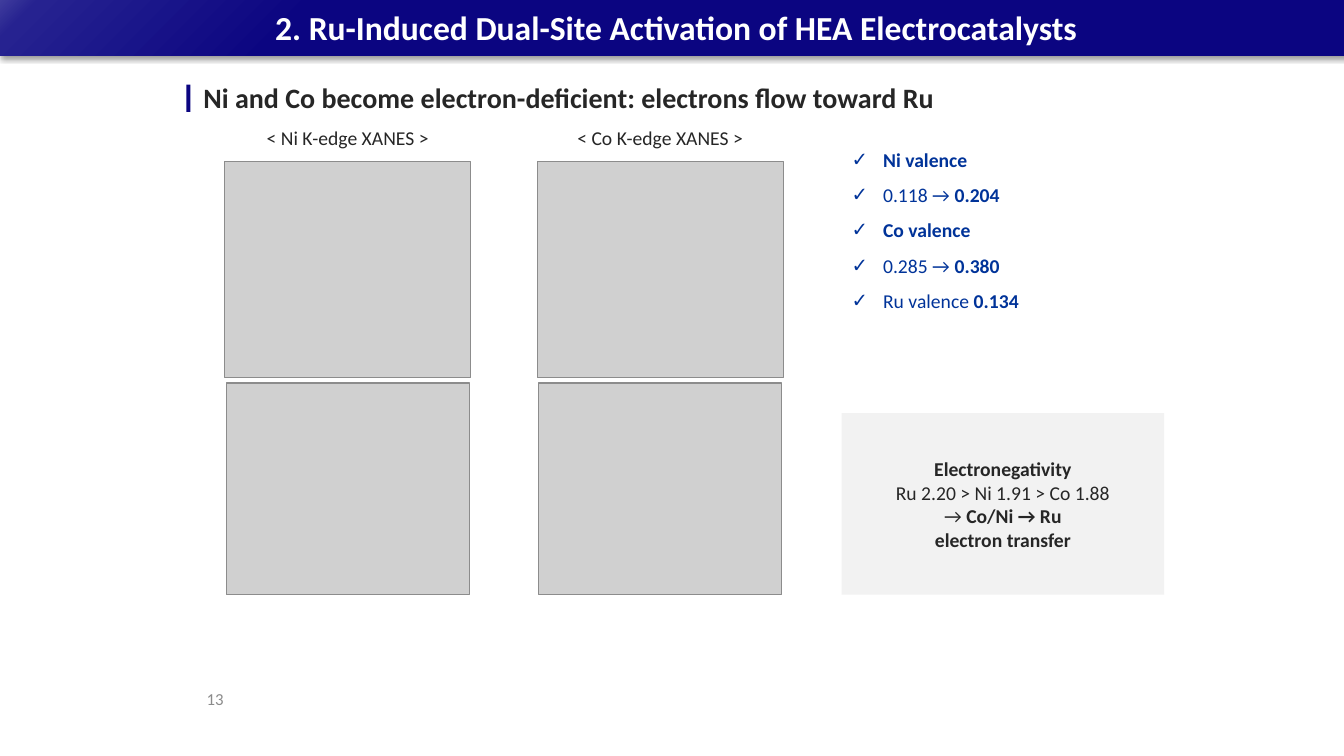
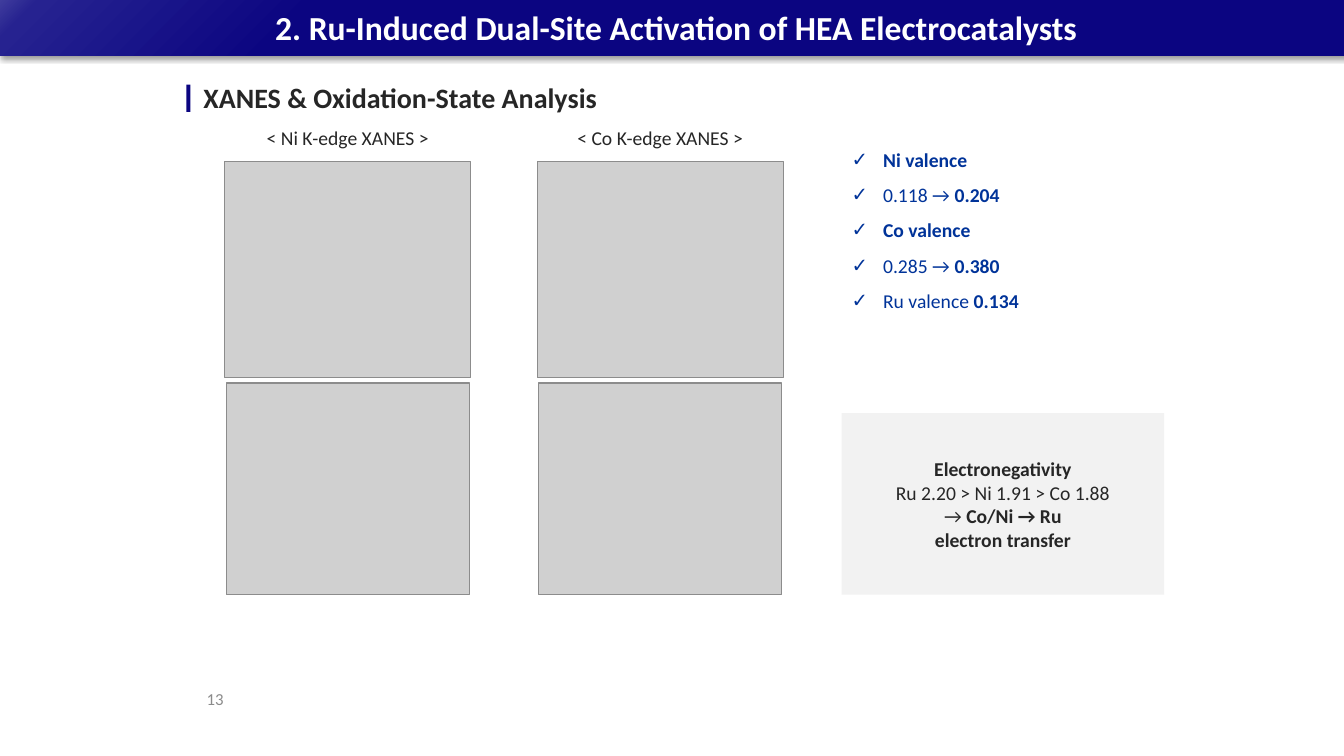
Before and after one commit to limsj0204/letter, a slide deck: slide 13 of 학위논문_디펜스_발표자료_5시료.pptx. Drawn at 1344x756 pixels with LibreOffice and Linux fonts; fonts in the diff are those of the drawing; grey boxes stand for pictures. Boxes give left, top, right and bottom in pixels: in the first picture for what was removed or moved away, otherwise in the second. Text is boxed around its words. In the diff, an @@ line names an element or a change of style, - is before the commit and + after.

```diff
--- a/학위논문_디펜스_발표자료_5시료.pptx
+++ b/학위논문_디펜스_발표자료_5시료.pptx
@@ text at [203,88,597,113]: text changed @@
-Ni and Co become electron-deficient: electrons flow toward Ru
+XANES & Oxidation-State Analysis
```
Also in this commit, not shown: 32 other slides changed.
